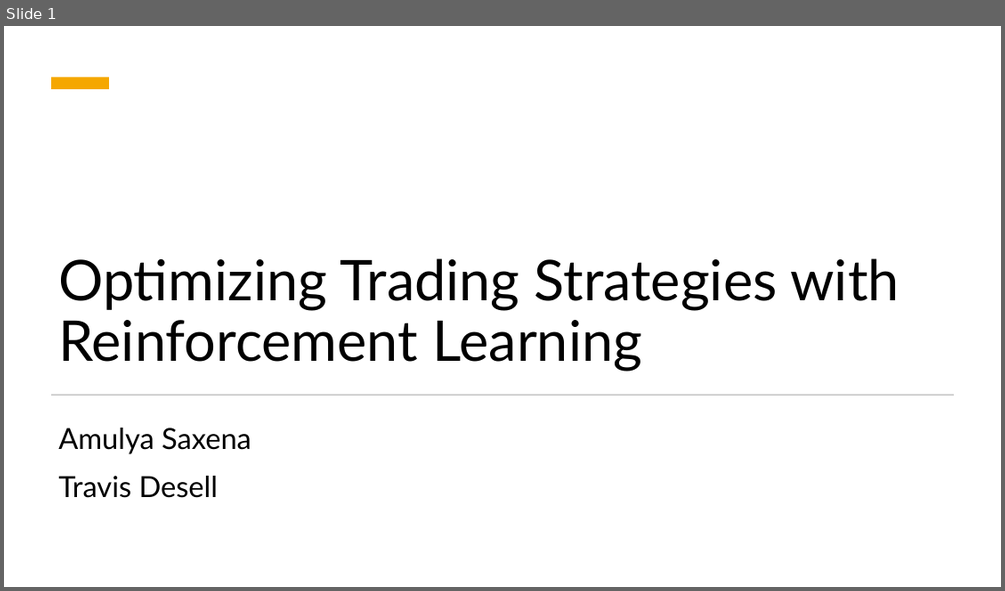
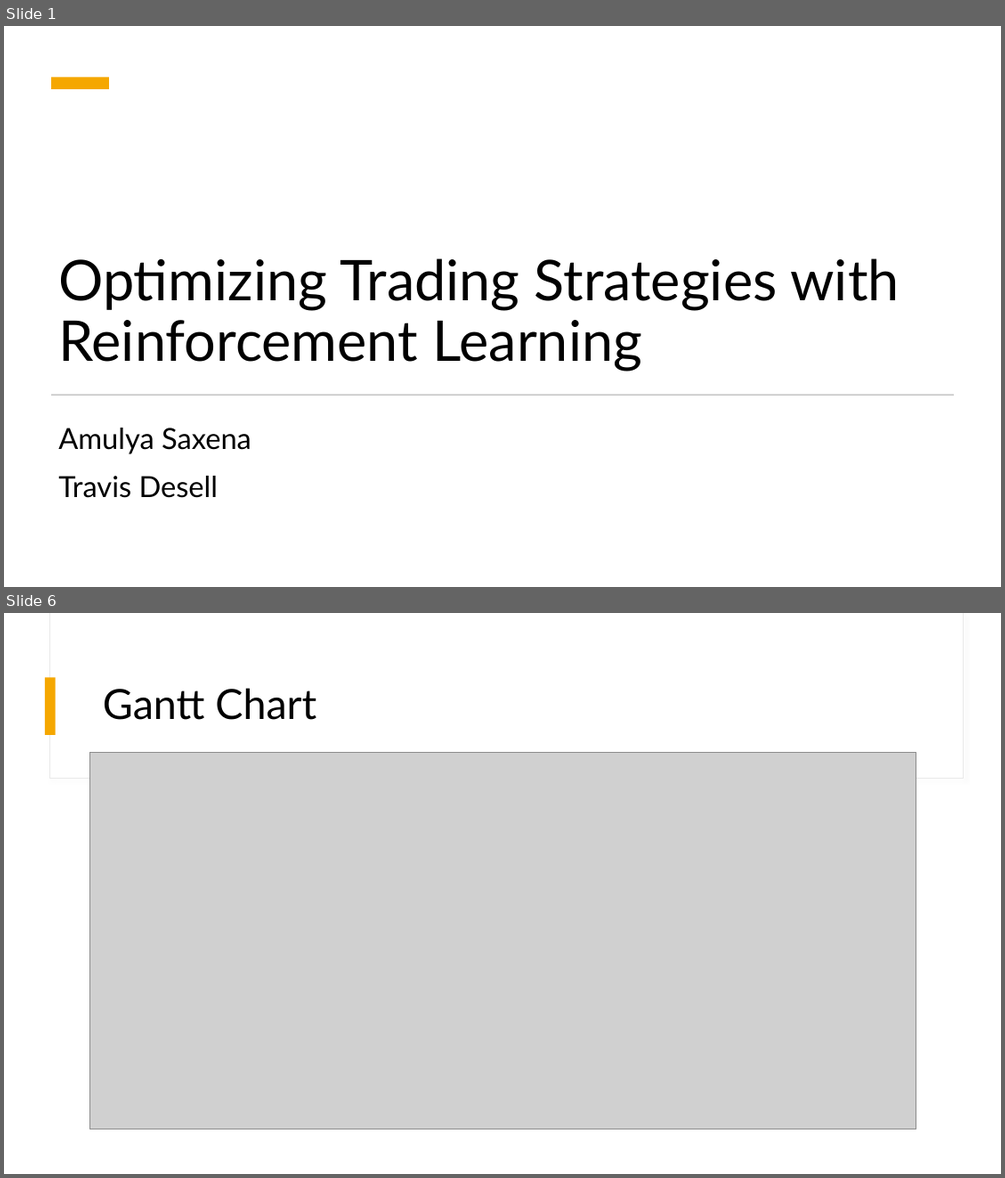
Before and after one commit to xlumzee/Optimizing-Trading-Strategies-RL, a slide deck: presentation/Standup 1.pptx. Shown one above the other, each under a label of ours: slide 1 before the commit, slides 1 and 6 after it; the slides between them are not shown. The pictures are 1005x591 and 1005x1178 pixels, drawn with LibreOffice and Linux fonts; fonts in the diff are those of the drawing; grey boxes stand for pictures. Boxes give left, top, right and bottom in pixels: in the first picture for what was removed or moved away, otherwise in the second. Text is boxed around its words. In the diff, an @@ line names an element or a change of style, - is before the commit and + after.

```diff
--- a/presentation/Standup 1.pptx
+++ b/presentation/Standup 1.pptx
@@ slide 6 added at [4, 613, 1001, 1174], background #FFFFFF @@
@@ rectangle added at [49, 613, 963, 779], fill #FFFFFF, outline #E9E9E9 0.75 pt @@
@@ rectangle added at [50, 613, 963, 778], fill #FFFFFF @@
@@ rectangle added at [45, 677, 56, 735], fill #F5A700 @@
@@ title added at [103, 688, 316, 720], 40 pt, text #000000 @@
+Gantt Chart
@@ picture added at [90, 752, 916, 1129] @@
```
Also in this commit, not shown: 3 slides changed, 3 other slides added, 2 slides removed, 22 other files.
